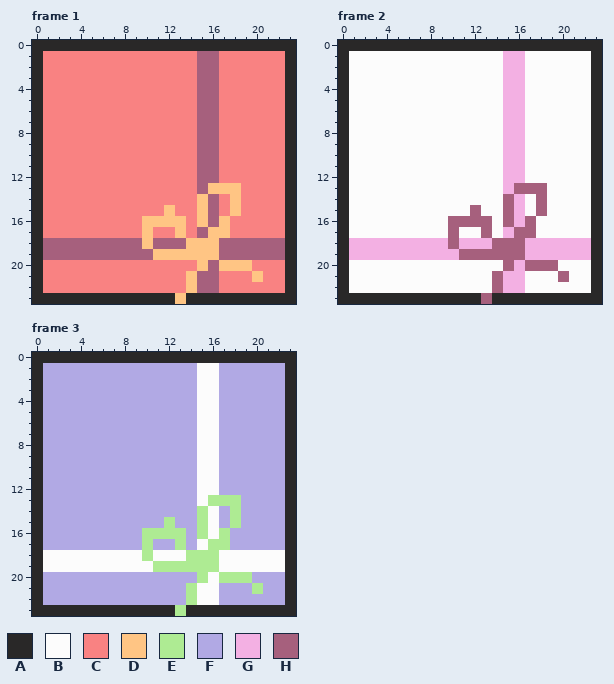
Two states of a pixel-art file, asesprite_projects/2x2Present.aseprite. Above, as it was before the edit.
24x24 pixels, 3 frames. Shown: frame 1, frame 2, frame 3.
Visible layers, top first: "Loop", "Band", "Outline", "PresentColor".
Palette (. is transparent): A #292828  B #fcfcfc  C #f98282  D #ffc584  E #aeeb93  F #b1a9e4  G #f3b0e3  H #a6607d
Pixels before, frame 1, first column x 0:
 0 AAAAAAAAAAAAAAAAAAAAAAAA
 1 ACCCCCCCCCCCCCCHHCCCCCCA
 2 ACCCCCCCCCCCCCCHHCCCCCCA
 3 ACCCCCCCCCCCCCCHHCCCCCCA
 4 ACCCCCCCCCCCCCCHHCCCCCCA
 5 ACCCCCCCCCCCCCCHHCCCCCCA
 6 ACCCCCCCCCCCCCCHHCCCCCCA
 7 ACCCCCCCCCCCCCCHHCCCCCCA
 8 ACCCCCCCCCCCCCCHHCCCCCCA
 9 ACCCCCCCCCCCCCCHHCCCCCCA
10 ACCCCCCCCCCCCCCHHCCCCCCA
11 ACCCCCCCCCCCCCCHHCCCCCCA
12 ACCCCCCCCCCCCCCHHCCCCCCA
13 ACCCCCCCCCCCCCCHDDDCCCCA
14 ACCCCCCCCCCCCCCDHCDCCCCA
15 ACCCCCCCCCCCDCCDHCDCCCCA
16 ACCCCCCCCCDDDDCDHDCCCCCA
17 ACCCCCCCCCDCCDCHDDCCCCCA
18 AHHHHHHHHHDHHHDDDHHHHHHA
19 AHHHHHHHHHHDDDDDDHHHHHHA
20 ACCCCCCCCCCCCCCDHDDDCCCA
21 ACCCCCCCCCCCCCDHHCCCDCCA
22 ACCCCCCCCCCCCCDHHCCCCCCA
23 AAAAAAAAAAAAADAAAAAAAAAA
Pixels before, frame 2, first column x 0:
 0 AAAAAAAAAAAAAAAAAAAAAAAA
 1 ABBBBBBBBBBBBBBGGBBBBBBA
 2 ABBBBBBBBBBBBBBGGBBBBBBA
 3 ABBBBBBBBBBBBBBGGBBBBBBA
 4 ABBBBBBBBBBBBBBGGBBBBBBA
 5 ABBBBBBBBBBBBBBGGBBBBBBA
 6 ABBBBBBBBBBBBBBGGBBBBBBA
 7 ABBBBBBBBBBBBBBGGBBBBBBA
 8 ABBBBBBBBBBBBBBGGBBBBBBA
 9 ABBBBBBBBBBBBBBGGBBBBBBA
10 ABBBBBBBBBBBBBBGGBBBBBBA
11 ABBBBBBBBBBBBBBGGBBBBBBA
12 ABBBBBBBBBBBBBBGGBBBBBBA
13 ABBBBBBBBBBBBBBGHHHBBBBA
14 ABBBBBBBBBBBBBBHGBHBBBBA
15 ABBBBBBBBBBBHBBHGBHBBBBA
16 ABBBBBBBBBHHHHBHGHBBBBBA
17 ABBBBBBBBBHBBHBGHHBBBBBA
18 AGGGGGGGGGHGGGHHHGGGGGGA
19 AGGGGGGGGGGHHHHHHGGGGGGA
20 ABBBBBBBBBBBBBBHGHHHBBBA
21 ABBBBBBBBBBBBBHGGBBBHBBA
22 ABBBBBBBBBBBBBHGGBBBBBBA
23 AAAAAAAAAAAAAHAAAAAAAAAA
Pixels before, frame 3, first column x 0:
 0 AAAAAAAAAAAAAAAAAAAAAAAA
 1 AFFFFFFFFFFFFFFBBFFFFFFA
 2 AFFFFFFFFFFFFFFBBFFFFFFA
 3 AFFFFFFFFFFFFFFBBFFFFFFA
 4 AFFFFFFFFFFFFFFBBFFFFFFA
 5 AFFFFFFFFFFFFFFBBFFFFFFA
 6 AFFFFFFFFFFFFFFBBFFFFFFA
 7 AFFFFFFFFFFFFFFBBFFFFFFA
 8 AFFFFFFFFFFFFFFBBFFFFFFA
 9 AFFFFFFFFFFFFFFBBFFFFFFA
10 AFFFFFFFFFFFFFFBBFFFFFFA
11 AFFFFFFFFFFFFFFBBFFFFFFA
12 AFFFFFFFFFFFFFFBBFFFFFFA
13 AFFFFFFFFFFFFFFBEEEFFFFA
14 AFFFFFFFFFFFFFFEBFEFFFFA
15 AFFFFFFFFFFFEFFEBFEFFFFA
16 AFFFFFFFFFEEEEFEBEFFFFFA
17 AFFFFFFFFFEFFEFBEEFFFFFA
18 ABBBBBBBBBEBBBEEEBBBBBBA
19 ABBBBBBBBBBEEEEEEBBBBBBA
20 AFFFFFFFFFFFFFFEBEEEFFFA
21 AFFFFFFFFFFFFFEBBFFFEFFA
22 AFFFFFFFFFFFFFEBBFFFFFFA
23 AAAAAAAAAAAAAEAAAAAAAAAA
Now the later version:
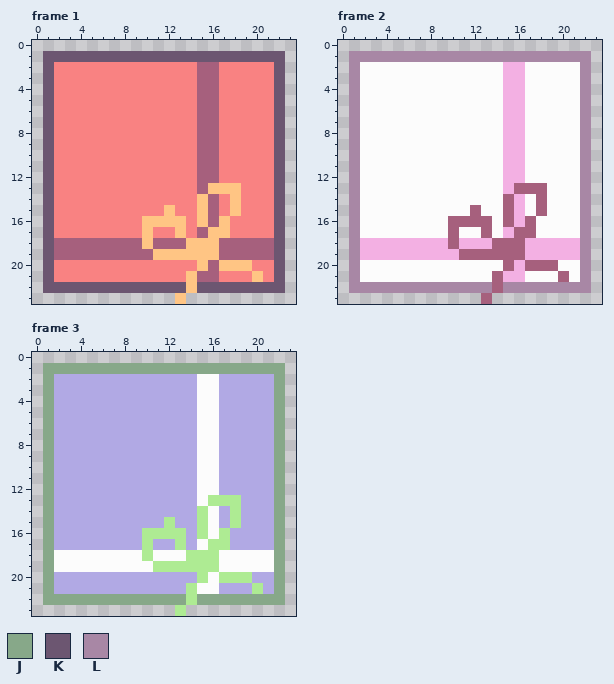
Colours new in this view: J #87a889  K #6c5671  L #a887a5
The author wrote: new outline for presents
What changed:
Frame 1, layers "Band", "Outline":
y 0: x 0..23 AAAAAAAAAAAAAAAAAAAAAAAA -> ........................
y 1: x 0..23 ACCCCCCCCCCCCCCHHCCCCCCA -> .KKKKKKKKKKKKKKKKKKKKKK.
y 2..17: x 0..1 AC -> .K; x 22..23 CA -> K.
y 18..19: x 0..1 AH -> .K; x 22..23 HA -> K.
y 20..21: x 0..1 AC -> .K; x 22..23 CA -> K.
y 22: x 0..13 ACCCCCCCCCCCCC -> .KKKKKKKKKKKKK; x 15..23 HHCCCCCCA -> KKKKKKKK.
y 23: x 0..12 AAAAAAAAAAAAA -> .............; x 14..23 AAAAAAAAAA -> ..........
Frame 2, layers "Band", "Outline":
y 0: x 0..23 AAAAAAAAAAAAAAAAAAAAAAAA -> ........................
y 1: x 0..23 ABBBBBBBBBBBBBBGGBBBBBBA -> .LLLLLLLLLLLLLLLLLLLLLL.
y 2..17: x 0..1 AB -> .L; x 22..23 BA -> L.
y 18..19: x 0..1 AG -> .L; x 22..23 GA -> L.
y 20..21: x 0..1 AB -> .L; x 22..23 BA -> L.
y 22: x 0..13 ABBBBBBBBBBBBB -> .LLLLLLLLLLLLL; x 15..23 GGBBBBBBA -> LLLLLLLL.
y 23: x 0..12 AAAAAAAAAAAAA -> .............; x 14..23 AAAAAAAAAA -> ..........
Frame 3, layers "Band", "Outline":
y 0: x 0..23 AAAAAAAAAAAAAAAAAAAAAAAA -> ........................
y 1: x 0..23 AFFFFFFFFFFFFFFBBFFFFFFA -> .JJJJJJJJJJJJJJJJJJJJJJ.
y 2..17: x 0..1 AF -> .J; x 22..23 FA -> J.
y 18..19: x 0..1 AB -> .J; x 22..23 BA -> J.
y 20..21: x 0..1 AF -> .J; x 22..23 FA -> J.
y 22: x 0..13 AFFFFFFFFFFFFF -> .JJJJJJJJJJJJJ; x 15..23 BBFFFFFFA -> JJJJJJJJ.
y 23: x 0..12 AAAAAAAAAAAAA -> .............; x 14..23 AAAAAAAAAA -> ..........
Pixel boxes of the changes (left, top, right, bottom) in both pictures:
changed: (32, 40, 296, 304)
changed: (338, 40, 602, 304)
changed: (32, 352, 296, 616)
